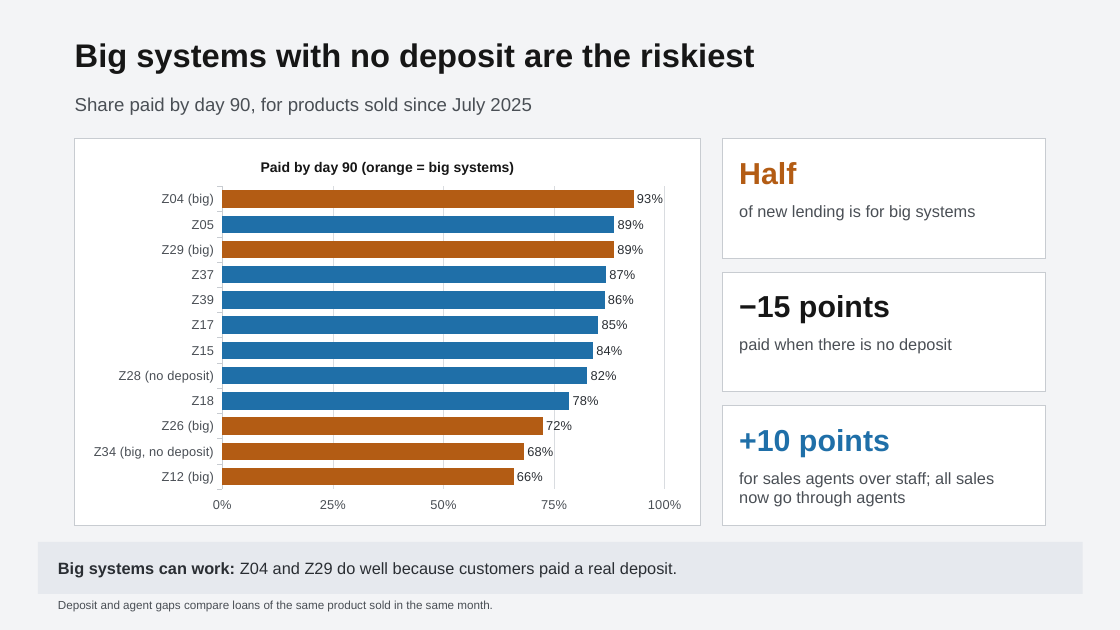
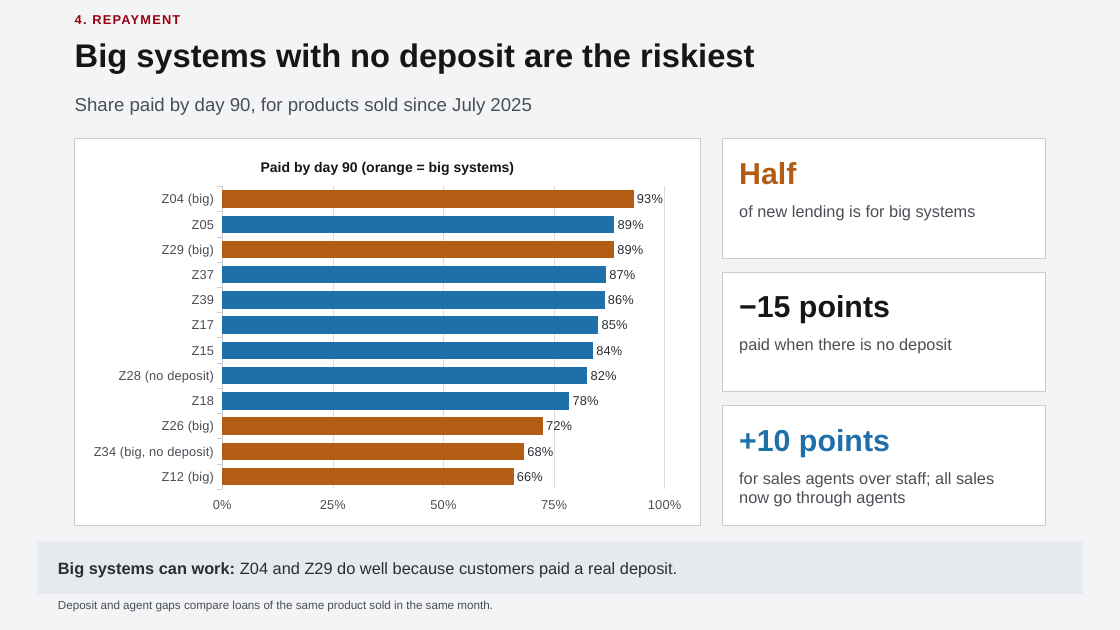
Before and after one commit to chilalaabubakar/EDA, a slide deck: slide 9 of case_study_5_paygo/Case_5_-_Decision_Briefing.pptx (slide 7 before the commit). Drawn at 1120x630 pixels with LibreOffice and Linux fonts; fonts in the diff are those of the drawing. Boxes give left, top, right and bottom in pixels: in the first picture for what was removed or moved away, otherwise in the second. Text is boxed around its words. In the diff, an @@ line names an element or a change of style, - is before the commit and + after.

```diff
--- a/case_study_5_paygo/Case_5_-_Decision_Briefing.pptx
+++ b/case_study_5_paygo/Case_5_-_Decision_Briefing.pptx
@@ text added at (75,15,180,24), 11 pt, text #990011, bold @@
+4. REPAYMENT
```
Also in this commit, not shown: 9 other slides changed, 1 slide added, 1 slide removed, 5 other files.
